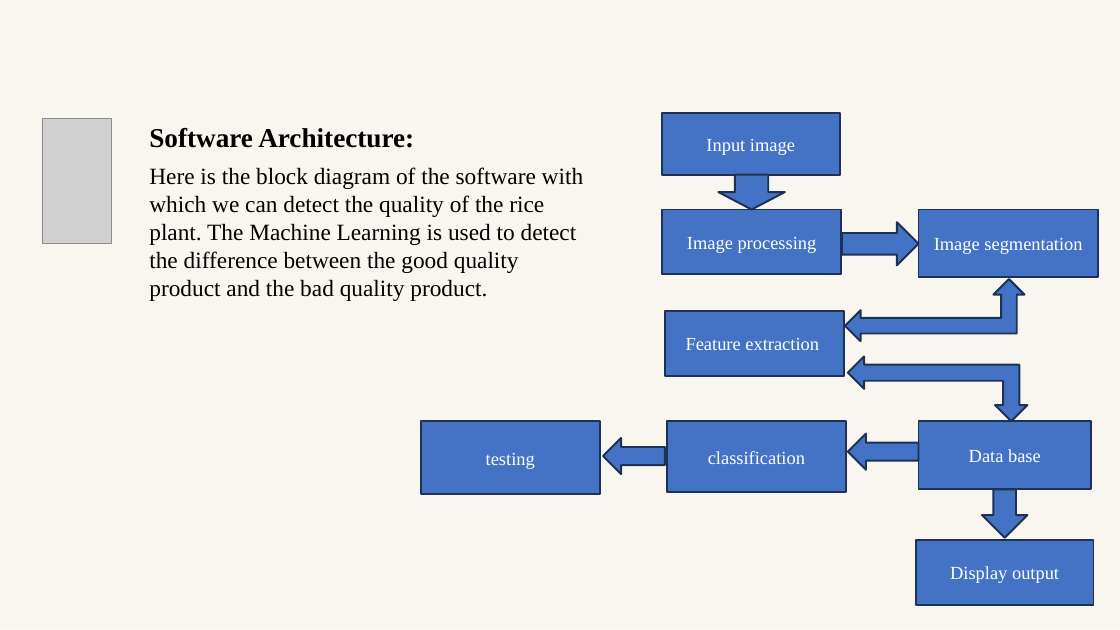
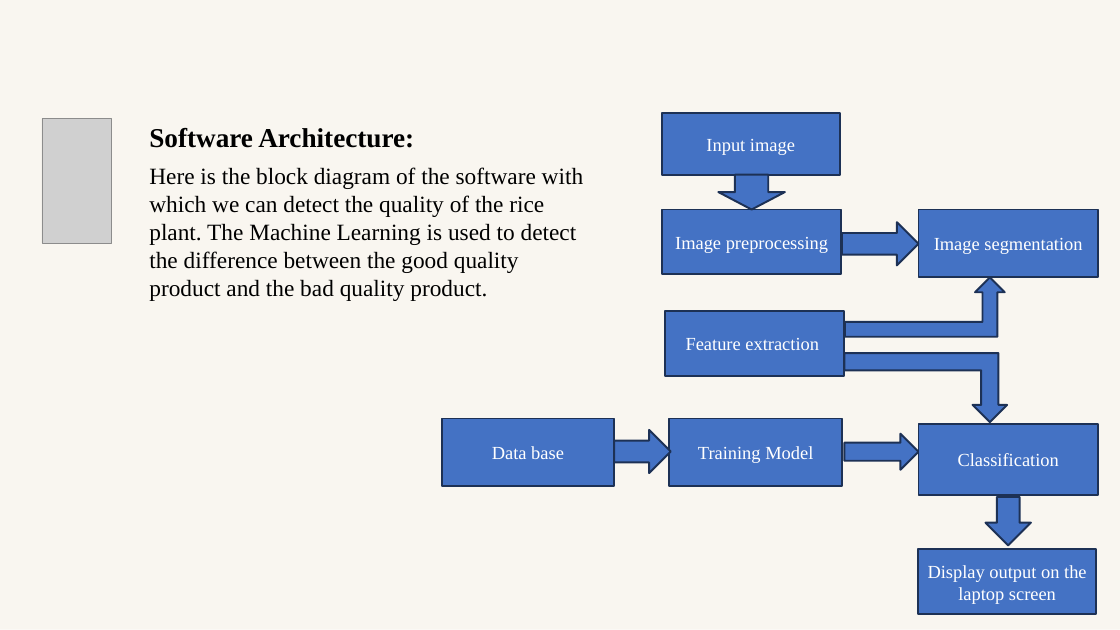
Before and after one commit to Vaibhav-1308/Agribot-Plantation-and-AI-Driven-Quality-Insights, a slide deck: slide 12 of PPT Competition edited.pptx. Drawn at 1120x630 pixels with LibreOffice and Linux fonts; fonts in the diff are those of the drawing; grey boxes stand for pictures. Boxes give left, top, right and bottom in pixels: in the first picture for what was removed or moved away, otherwise in the second. Text is boxed around its words. In the diff, an @@ line names an element or a change of style, - is before the commit and + after.

```diff
--- a/PPT Competition edited.pptx
+++ b/PPT Competition edited.pptx
@@ text in rectangle at (675,237,828,253): text changed @@
-Image processing
+Image preprocessing
@@ bent up arrow at (845,277,1004,337): left up arrow to bent up arrow; mirrored; rotation 0 to 180 degrees @@
@@ bent up arrow at (844,353,1007,422): left up arrow to bent up arrow; mirrored; rotation 0 to 180 degrees @@
@@ rectangle "Data base": place and size @@
-rectangle "Data base" at (918,421,1091,489)
+rectangle "Data base" at (442,419,614,486)
@@ rectangle added at (669,419,841,486), fill #4472C4, outline #1E3256 2 pt, 19 pt, text #FFFFFF @@
+Training Model
@@ rectangle removed at (421,421,600,494) @@
-testing
@@ down arrow at (614,430,671,474): rotation 90 to 270 degrees @@
@@ down arrow at (844,433,918,470): rotation 90 to 270 degrees @@
@@ rectangle "Classification": place and size @@
-rectangle "Classification" at (666,421,846,492)
+rectangle "Classification" at (918,424,1098,494)
@@ text in rectangle at (958,453,1059,466): text changed @@
-classification
+Classification
@@ down arrow: place and size @@
-down arrow at (982,489,1028,538)
+down arrow at (986,497,1031,545)
@@ rectangle "Display output on the laptop ...": place and size @@
-rectangle "Display output on the laptop ..." at (916,540,1093,606)
+rectangle "Display output on the laptop ..." at (918,550,1096,615)
@@ text in rectangle at (928,565,1086,604): text changed @@
-Display output
+Display output on the laptop screen
```
Also in this commit, not shown: 1 other slide changed.
